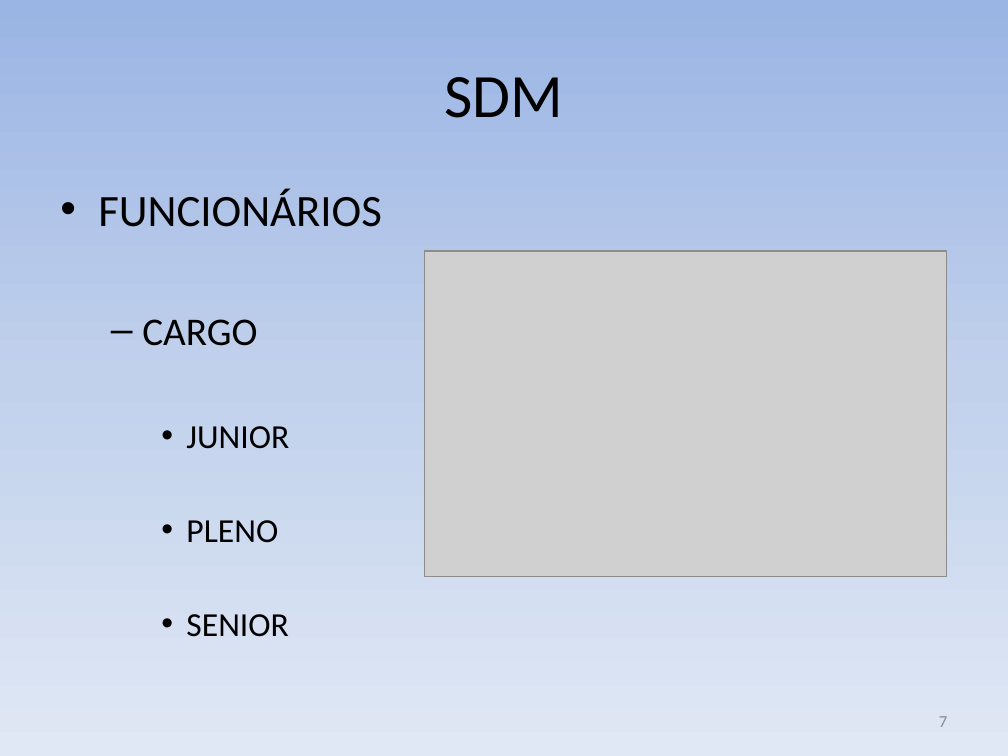
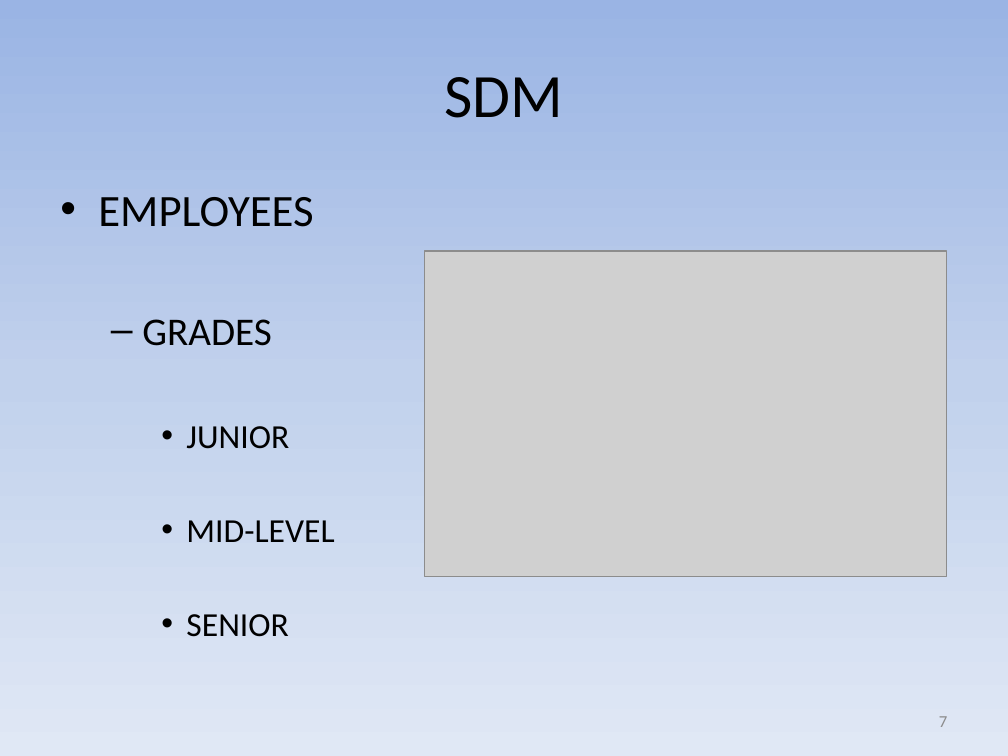
Before and after one commit to gems-uff/sdm, a slide deck: slide 7 of docs/Apresentação/SDM - Apresentação SBGames.pptx. Drawn at 1008x756 pixels with LibreOffice and Linux fonts; fonts in the diff are those of the drawing; grey boxes stand for pictures. Boxes give left, top, right and bottom in pixels: in the first picture for what was removed or moved away, otherwise in the second. Text is boxed around its words. In the diff, an @@ line names an element or a change of style, - is before the commit and + after.

```diff
--- a/docs/Apresentação/SDM - Apresentação SBGames.pptx
+++ b/docs/Apresentação/SDM - Apresentação SBGames.pptx
@@ text at bbox=[98, 197, 313, 346]: text changed @@
-• FUNCIONÁRIOS
-  – CARGO
+• EMPLOYEES
+  – GRADES
@@ text at bbox=[186, 520, 334, 542]: text changed @@
-    • PLENO
+    • MID-LEVEL
```
Also in this commit, not shown: 13 other slides changed, 1 slide added, 2 slides removed.
